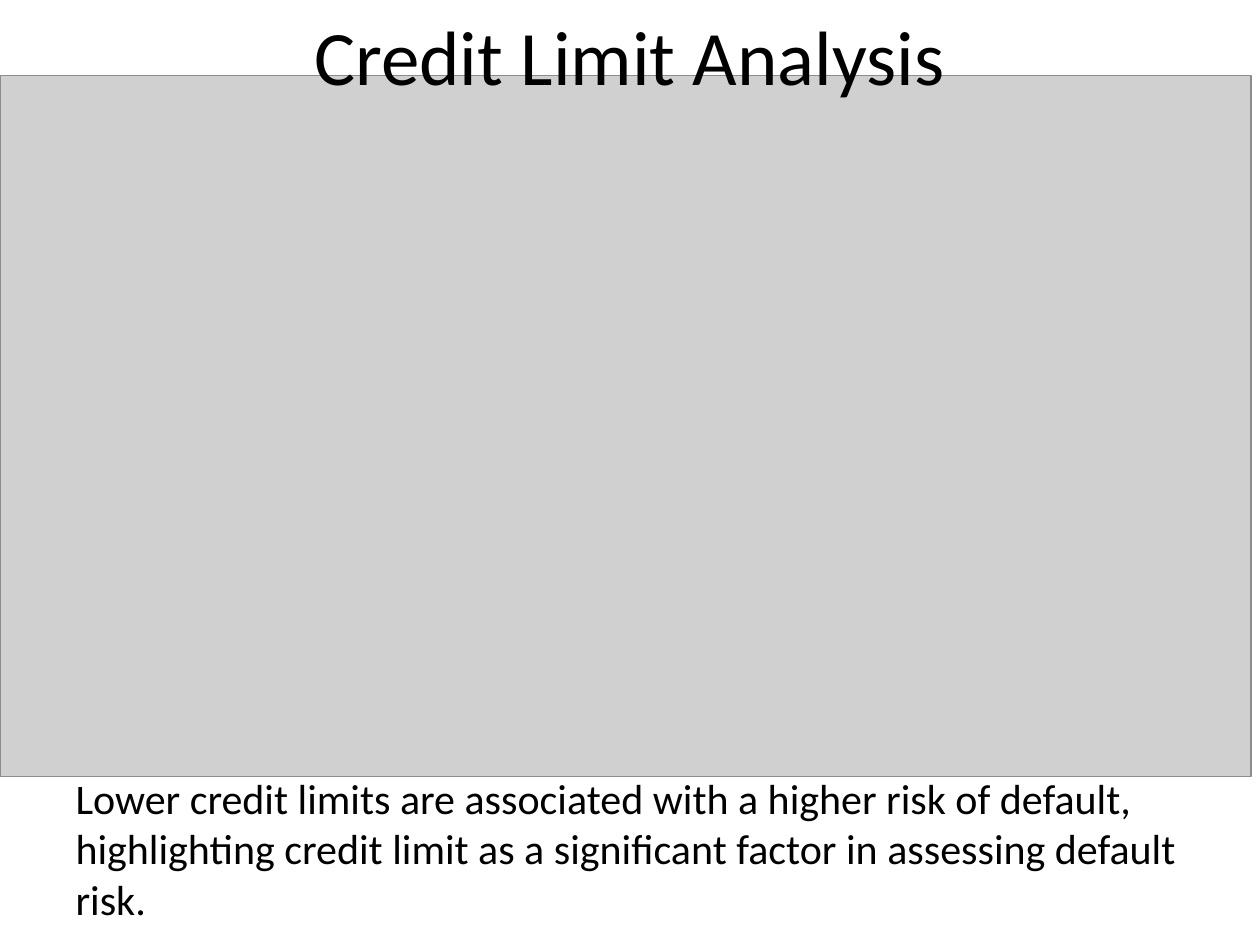
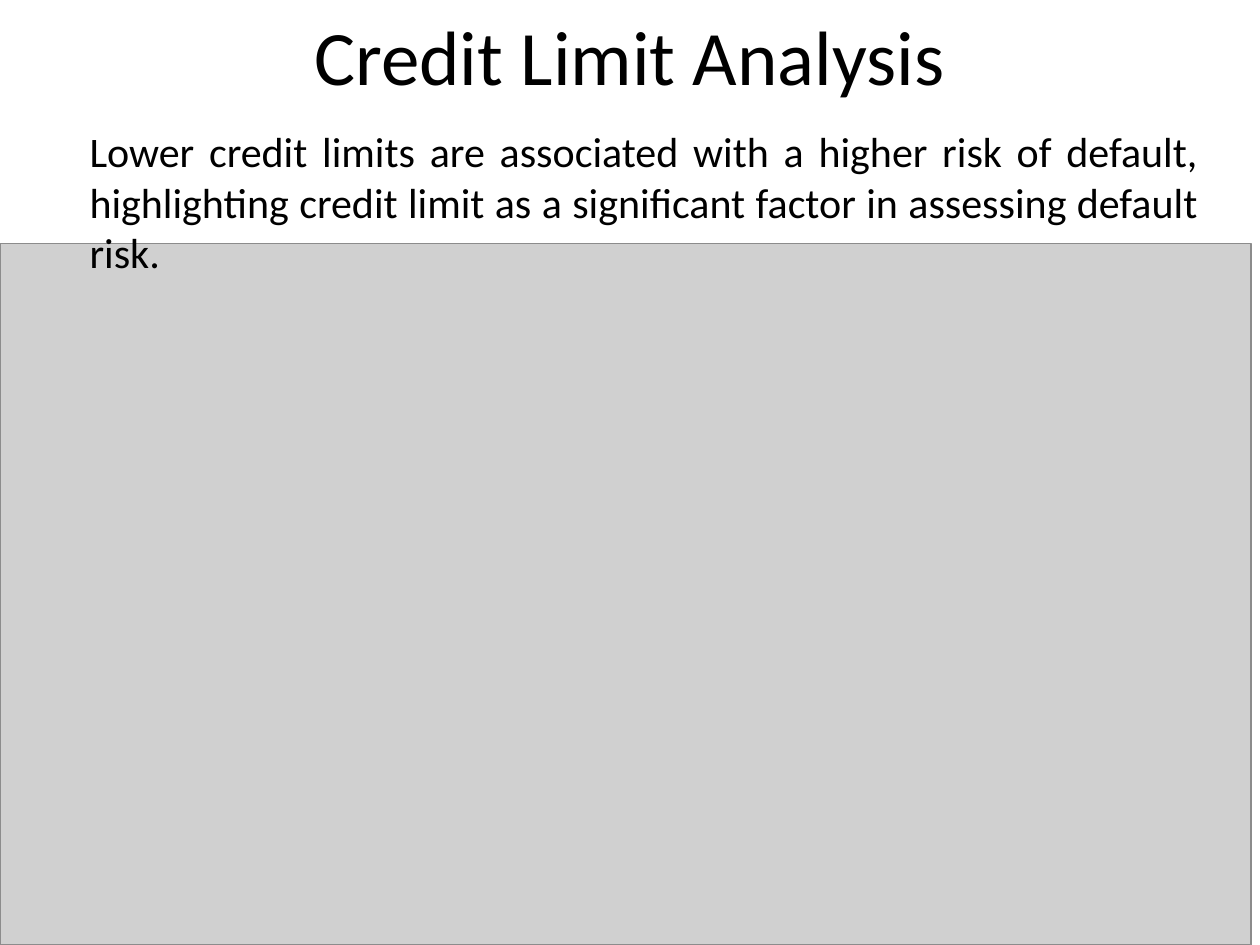
Before and after one commit to leoadkn/Springboard-Capstone-2, a slide deck: slide 9 of Report/Final Presentation.pptx (slide 10 before the commit). Drawn at 1260x945 pixels with LibreOffice and Linux fonts; fonts in the diff are those of the drawing; grey boxes stand for pictures. Boxes give left, top, right and bottom in pixels: in the first picture for what was removed or moved away, otherwise in the second. Text is boxed around its words. In the diff, an @@ line names an element or a change of style, - is before the commit and + after.

```diff
--- a/Report/Final Presentation.pptx
+++ b/Report/Final Presentation.pptx
@@ text "Lower credit limits are associated ...": place and size @@
-text "Lower credit limits are associated ..." at box(76, 784, 1175, 916)
+text "Lower credit limits are associated ..." at box(90, 137, 1197, 269)
@@ text "Lower credit limits are associated ..." at box(90, 137, 1197, 269): alignment left to justified @@
@@ picture: place and size @@
-picture at box(0, 76, 1251, 777)
+picture at box(0, 243, 1251, 945)
```
Also in this commit, not shown: 5 other slides changed, 2 slides added, 3 slides removed.
